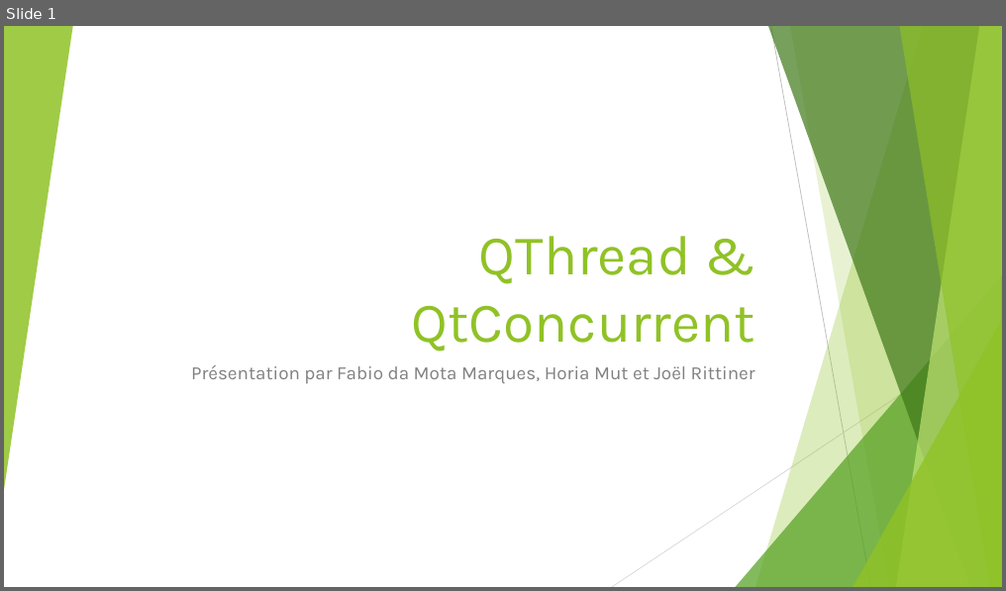
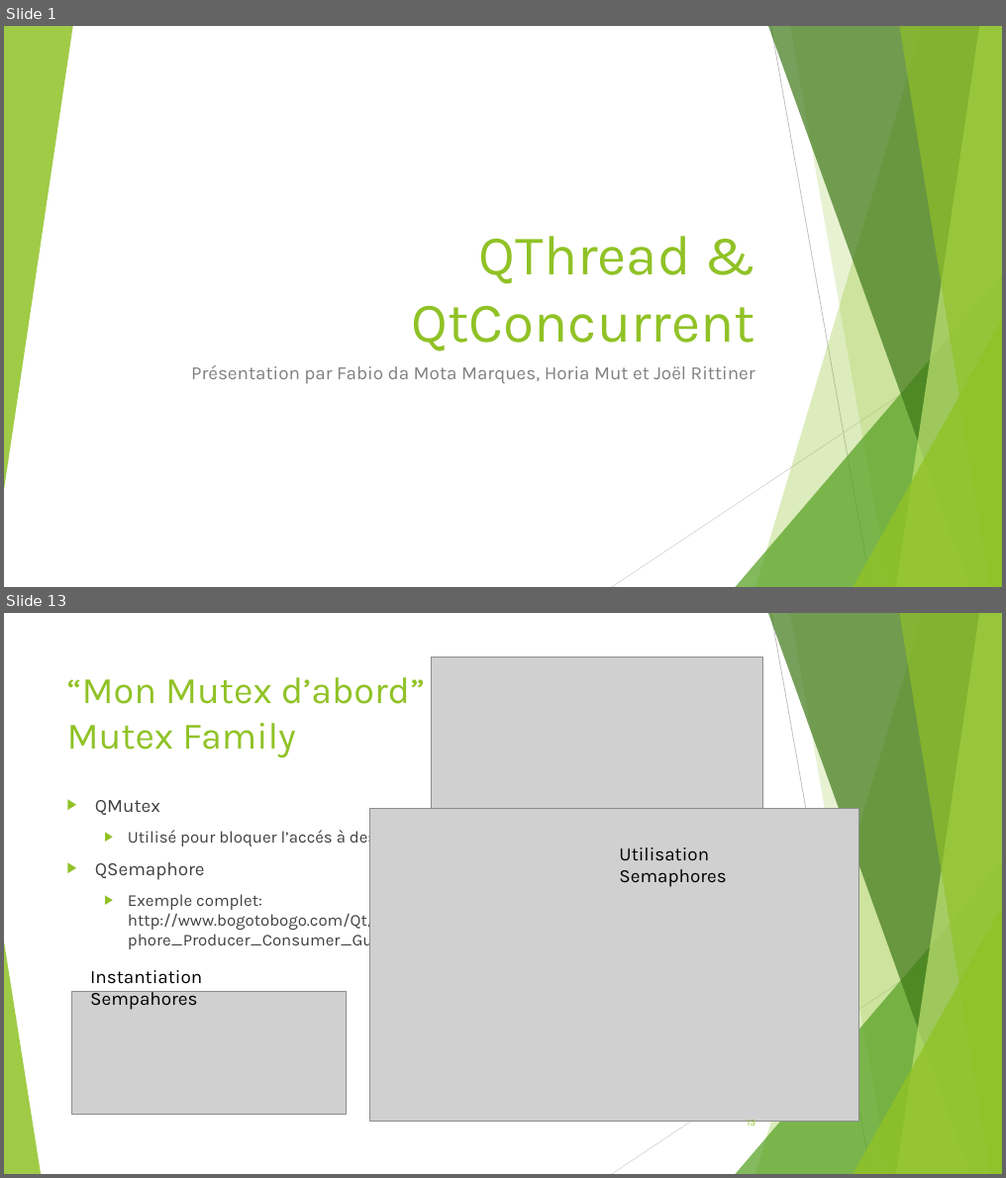
Before and after one commit to Drakesinger/QtConcurrent-Barber, a slide deck: presentation/QThread & QtConcurrent.pptx. Shown one above the other, each under a label of ours: slide 1 before the commit, slides 1 and 13 after it; the slides between them are not shown. The pictures are 1006x591 and 1006x1178 pixels, drawn with LibreOffice and Linux fonts; fonts in the diff are those of the drawing; grey boxes stand for pictures. Boxes give left, top, right and bottom in pixels: in the first picture for what was removed or moved away, otherwise in the second. Text is boxed around its words. In the diff, an @@ line names an element or a change of style, - is before the commit and + after.

```diff
--- a/presentation/QThread & QtConcurrent.pptx
+++ b/presentation/QThread & QtConcurrent.pptx
@@ slide 13 added at [4, 613, 1002, 1174], background #FFFFFF; not listed: 9 template elements that a slide beside it also shows @@
@@ picture added at [431, 658, 763, 1121] @@
@@ title added at [67, 677, 425, 758], 36 pt, text #90C226 @@
+“Mon Mutex d’abord”
+Mutex Family
@@ text added at [95, 800, 550, 951], 16 pt, text #404040 @@
+▶ QMutex
+  ▶ Utilisé pour bloquer l’accés à des donnés.
+▶ QSemaphore
+  ▶ Exemple complet: http://www.bogotobogo.com/Qt/Qt5_QThreads_QSemaphore_Producer_Consumer_GuiThread.php
@@ picture added at [370, 808, 859, 1121] @@
@@ text added at [619, 848, 726, 887], 18 pt, text #000000 @@
+Utilisation Semaphores
@@ triangle added at [4, 942, 41, 1174], fill #90C226 at 85% opacity @@
@@ picture added at [72, 991, 347, 1115] @@
@@ text added at [90, 970, 202, 1010], 18 pt, text #000000 @@
+Instantiation Sempahores
@@ page number added at [746, 1120, 755, 1129], 9 pt, text #90C226 @@
+13
```
Also in this commit, not shown: 8 slides changed, 5 other slides added, 2 slides removed, 1 other file.
